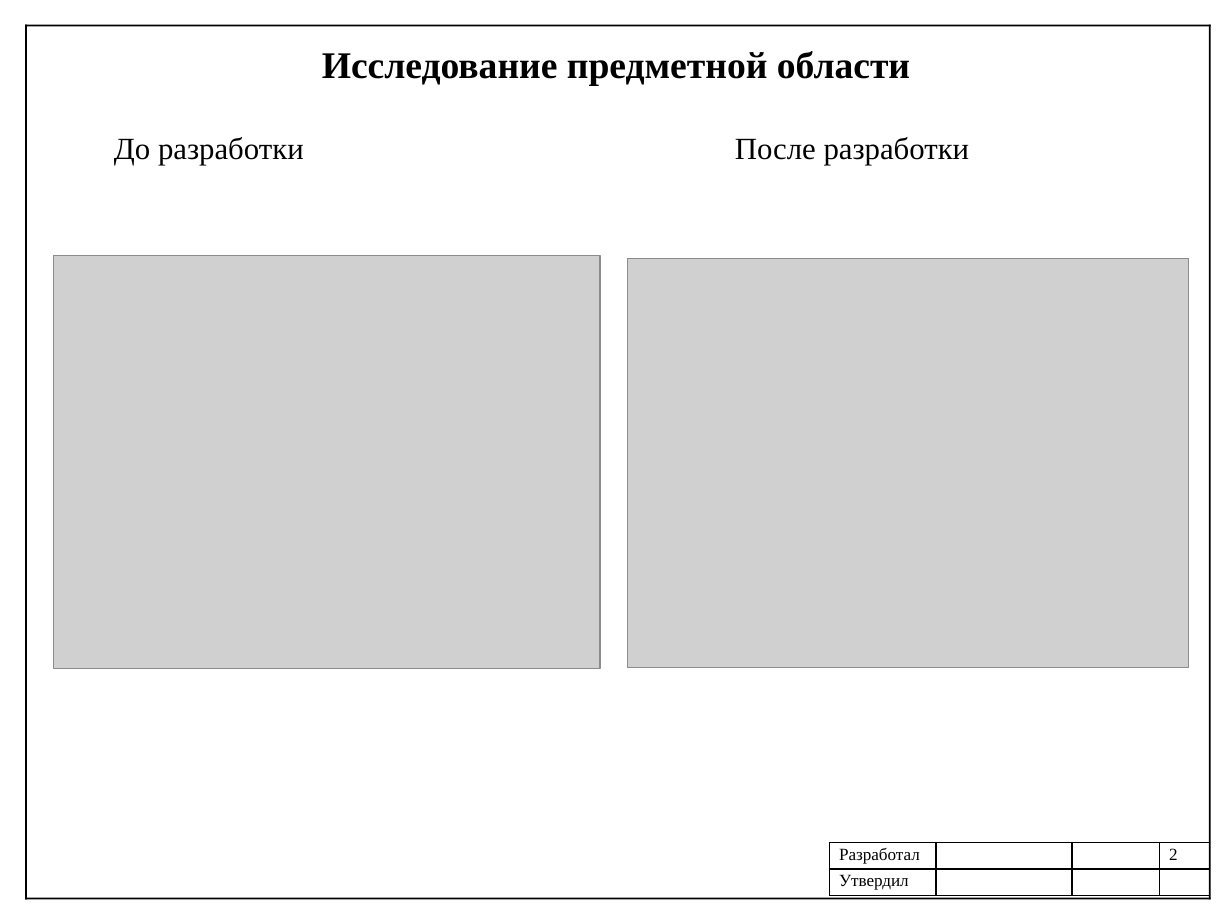
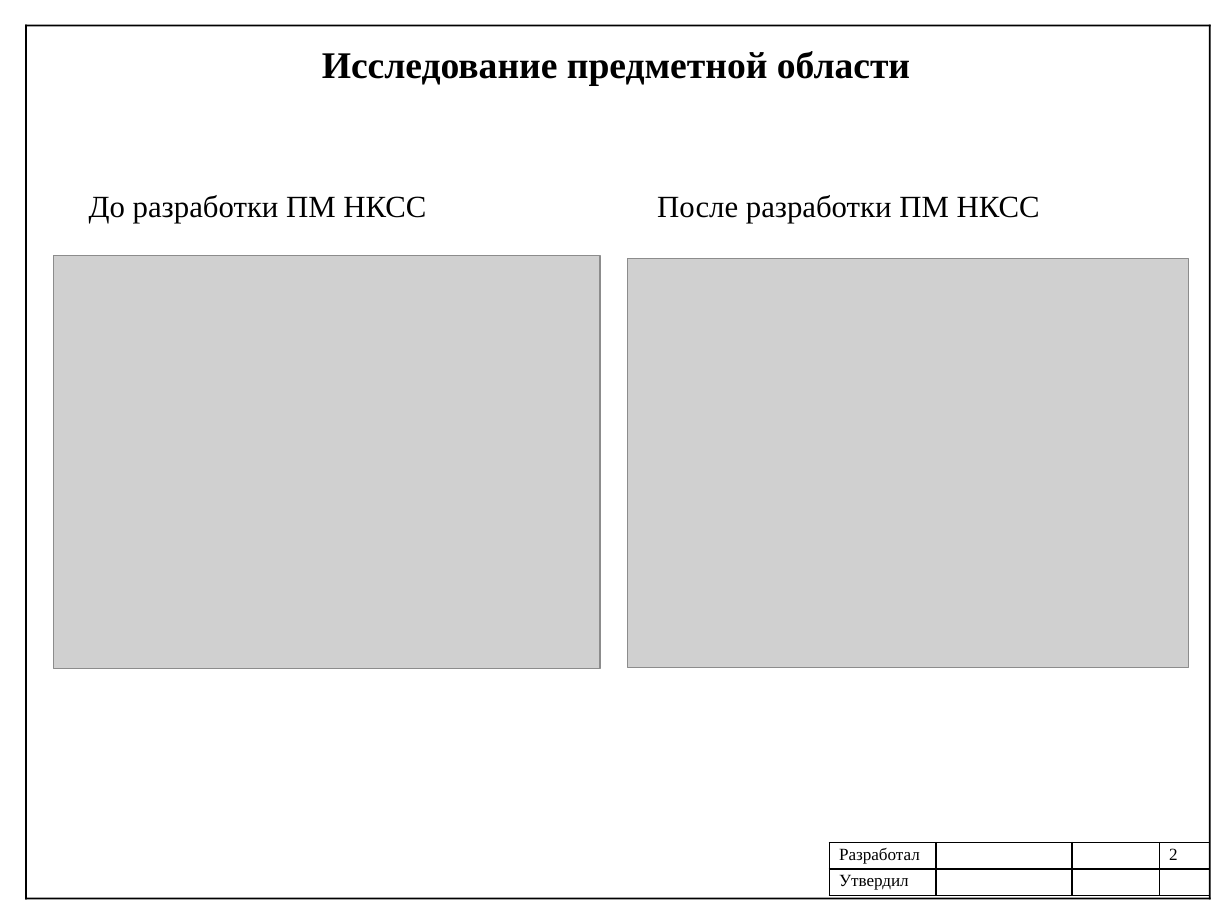
Before and after one commit to Shurpumpel/diplom, a slide deck: slide 2 of предзащита/Федотов_ПИН-41_Презентация.pptx. Drawn at 1232x924 pixels with LibreOffice and Linux fonts; fonts in the diff are those of the drawing; grey boxes stand for pictures. Boxes give left, top, right and bottom in pixels: in the first picture for what was removed or moved away, otherwise in the second. Text is boxed around its words. In the diff, an @@ line names an element or a change of style, - is before the commit and + after.

```diff
--- a/предзащита/Федотов_ПИН-41_Презентация.pptx
+++ b/предзащита/Федотов_ПИН-41_Презентация.pptx
@@ text at [89,195,426,223]: text changed @@
-До разработки
+До разработки ПМ НКСС
@@ text at [657,195,1040,223]: text changed @@
-После разработки
+После разработки ПМ НКСС
```
Also in this commit, not shown: 7 other slides changed, 1 slide added, 5 other files.
